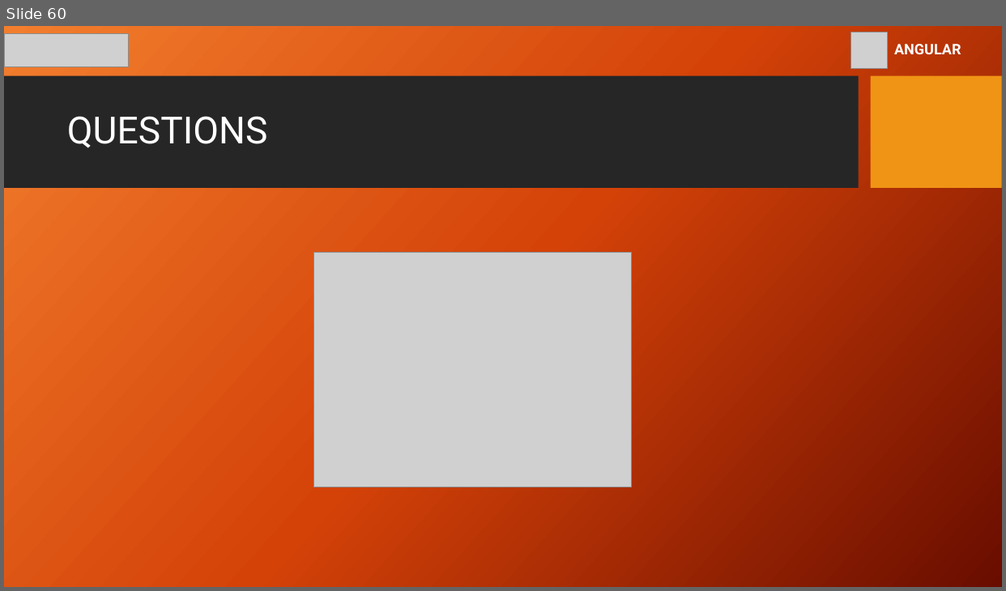
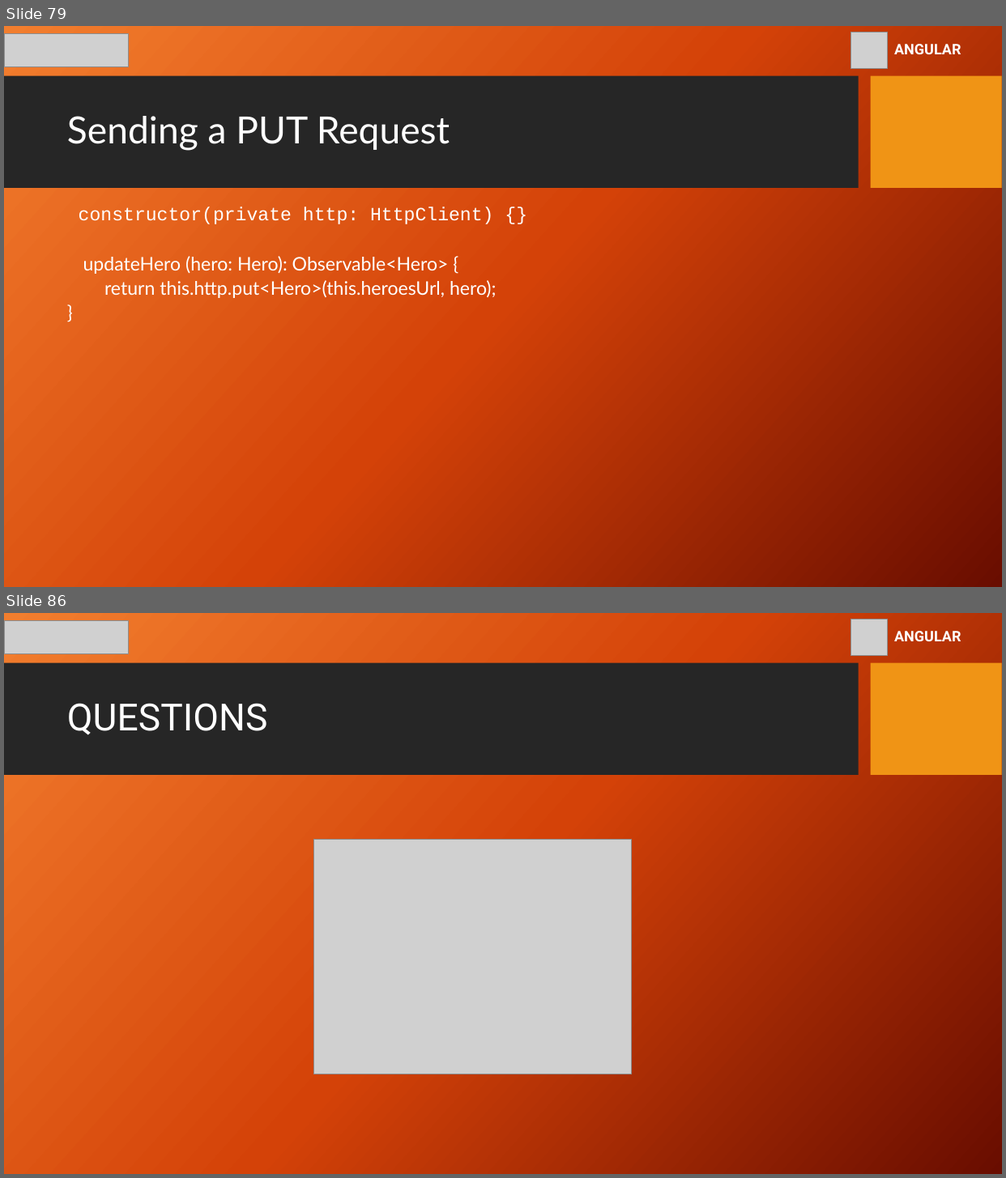
Before and after one commit to youma85/hps-ang, a slide deck: gp-hps-angular-8-yri.pptx. Shown one above the other, each under a label of ours: slide 60 before the commit, slides 79 and 86 after it; the slides between them are not shown. The pictures are 1006x591 and 1006x1178 pixels, drawn with LibreOffice and Linux fonts; fonts in the diff are those of the drawing; grey boxes stand for pictures; background and template pictures are left out. Boxes give left, top, right and bottom in pixels: in the first picture for what was removed or moved away, otherwise in the second. Text is boxed around its words. In the diff, an @@ line names an element or a change of style, - is before the commit and + after.

```diff
--- a/gp-hps-angular-8-yri.pptx
+++ b/gp-hps-angular-8-yri.pptx
@@ slide 79 added at [4, 26, 1002, 587], background picture (left out); not listed: 2 template elements that a slide beside it also shows @@
@@ picture added at [4, 33, 128, 67] @@
@@ picture added at [850, 32, 888, 69] @@
@@ text added at [894, 44, 961, 54], 14 pt, text #FFFFFF, bold @@
+ANGULAR
@@ title added at [67, 116, 450, 151], 36 pt, text #FFFFFF @@
+Sending a PUT Request
@@ text added at [79, 207, 496, 298], 18 pt, text #FFFFFF @@
+constructor(private http: HttpClient) {}
+updateHero (hero: Hero): Observable<Hero> {
+return this.http.put<Hero>(this.heroesUrl, hero);
+}
@@ what was slide 60 is now slide 86 @@
```
Also in this commit, not shown: 4 slides changed, 25 other slides added.
